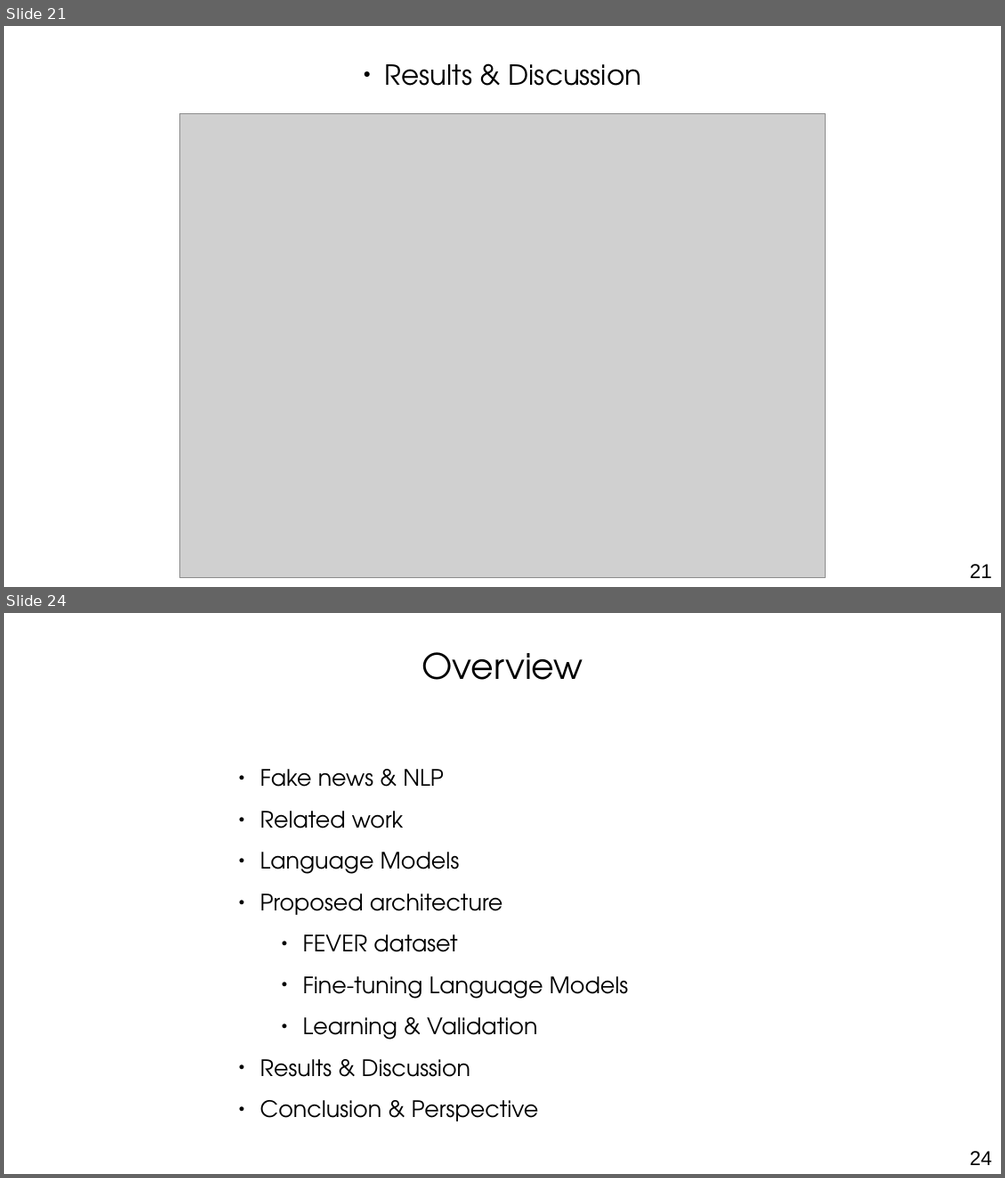
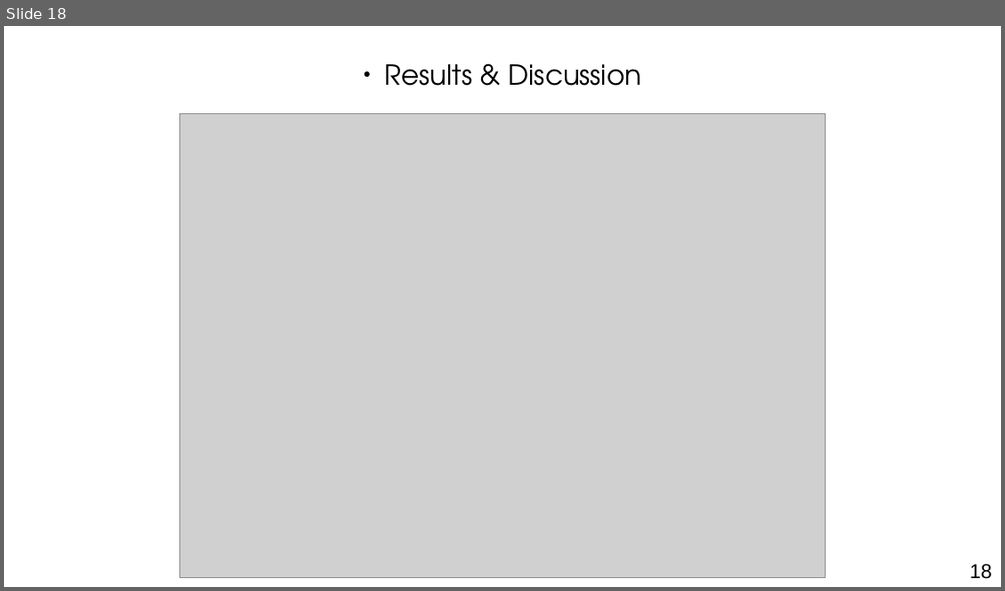
Before and after one commit to othmanelhoufi/LM-for-FactChecking, a slide deck: presentation/NLP_fact_checking.odp. Shown one above the other, each under a label of ours: slides 21 and 24 before the commit, slide 18 after it; the slides between them are not shown. The pictures are 1005x1178 and 1005x591 pixels, drawn with LibreOffice and Linux fonts; fonts in the diff are those of the drawing; grey boxes stand for pictures. Boxes give left, top, right and bottom in pixels: in the first picture for what was removed or moved away, otherwise in the second. Text is boxed around its words. In the diff, an @@ line names an element or a change of style, - is before the commit and + after.

```diff
--- a/presentation/NLP_fact_checking.odp
+++ b/presentation/NLP_fact_checking.odp
@@ slide 24 removed at bbox=[4, 613, 1001, 1174], background #FFFFFF @@
@@ text removed at bbox=[421, 652, 582, 680] @@
-Overview
@@ text removed at bbox=[260, 769, 629, 1121] @@
-● Fake news & NLP
-● Related work
-● Language Models
-● Proposed architecture
-    ● FEVER dataset
-    ● Fine-tuning Language Models
-    ● Learning & Validation
-● Results & Discussion
-● Conclusion & Perspective
@@ page number removed at bbox=[970, 1151, 992, 1165] @@
-24
@@ what was slide 21 is now slide 18 @@
@@ page number at bbox=[970, 564, 992, 579]: text changed @@
-21
+18
```
Also in this commit, not shown: 2 slides changed, 1 slide added, 6 other slides removed, 1 other file.
